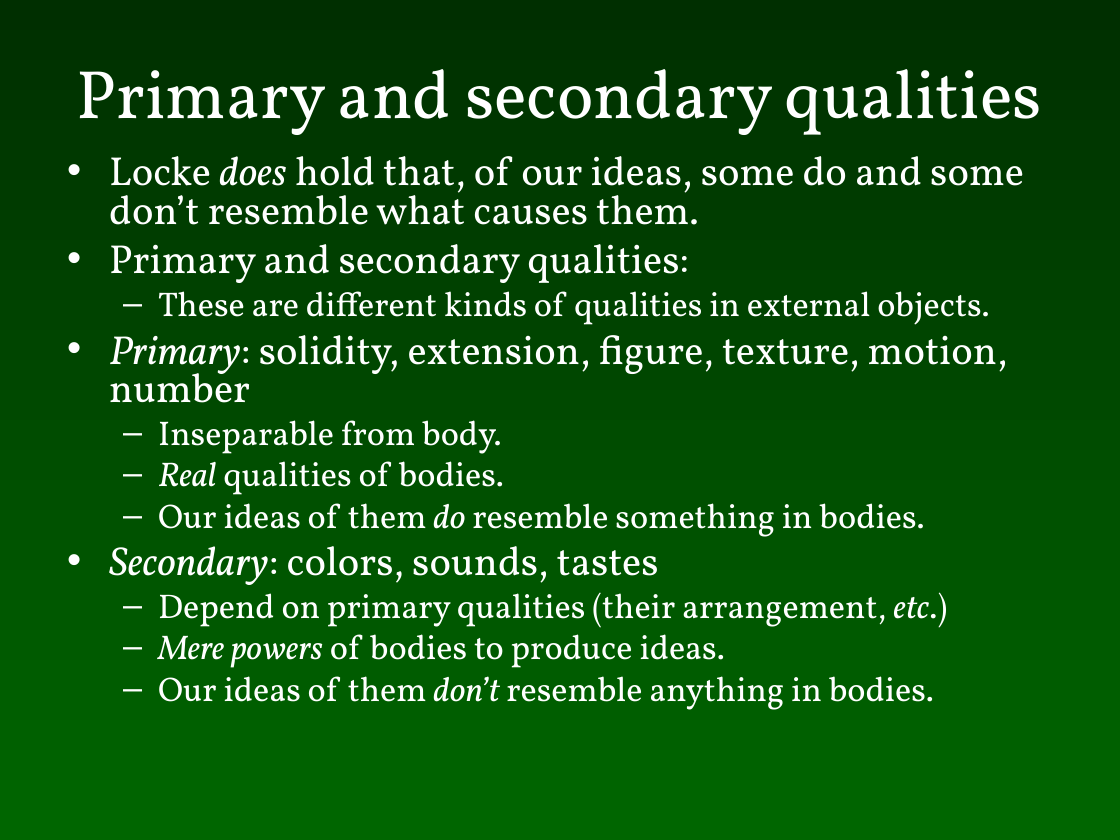
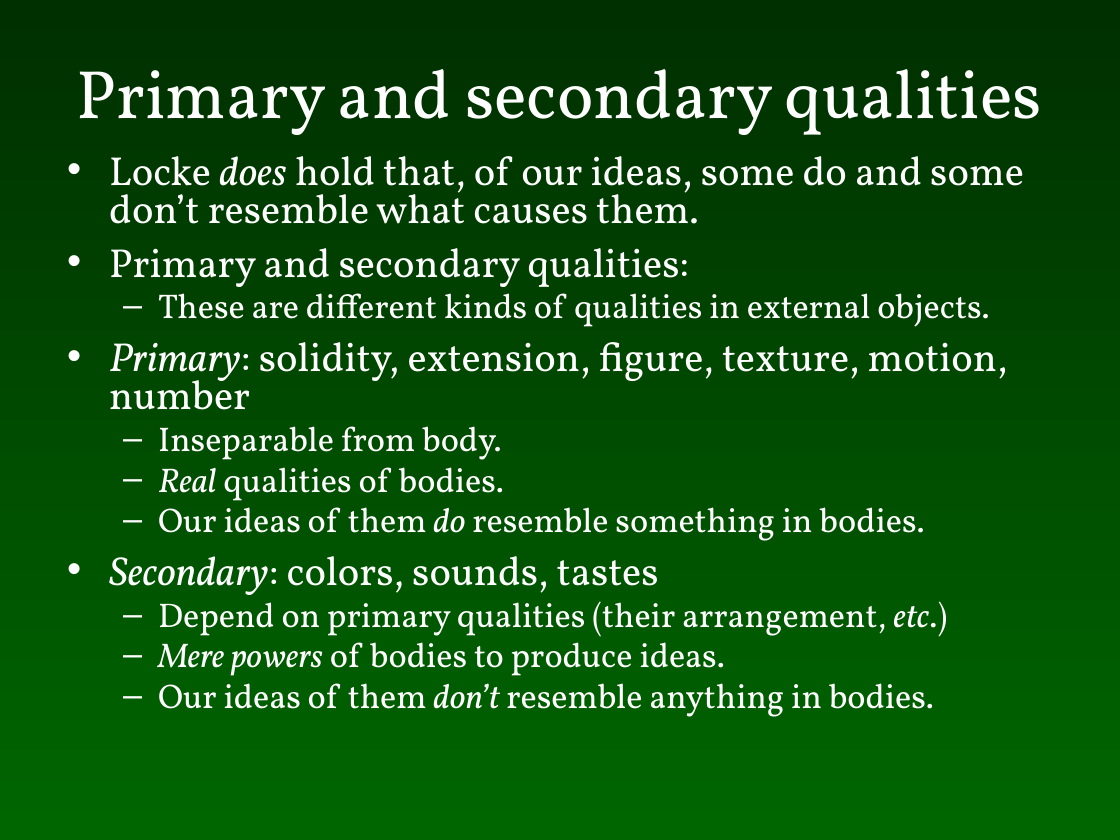
Before and after one commit to colemitchell/colemitchell.github.io, a slide deck: slide 23 of PHIL2220/Locke.ppt (slide 22 before the commit). Drawn at 1120x840 pixels with LibreOffice and Linux fonts; fonts in the diff are those of the drawing. Boxes give left, top, right and bottom in pixels: in the first picture for what was removed or moved away, otherwise in the second. Text is boxed around its words. In the diff, an @@ line names an element or a change of style, - is before the commit and + after.

```diff
--- a/PHIL2220/Locke.ppt
+++ b/PHIL2220/Locke.ppt
@@ text "Locke does hold that, of ..." at bbox=[109, 156, 1024, 717]: line spacing 0.8 to 0.78; more space between paragraphs @@
```
Also in this commit, not shown: 5 other slides changed, 1 slide added, 2 other files.
